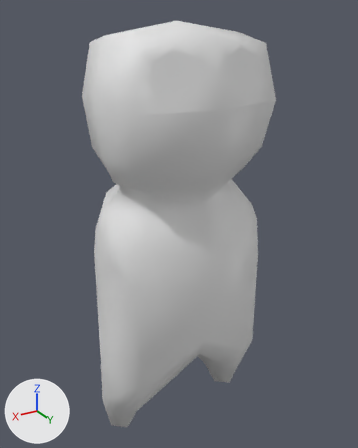
One commit to the Blender file Assets/Models/Cloak.blend: the scene before it, then after it.
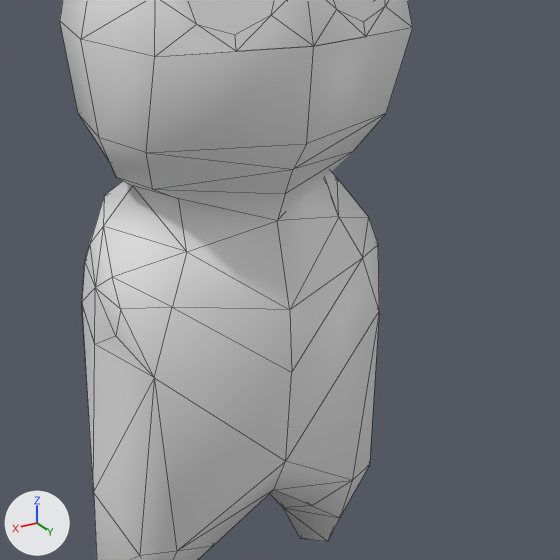
Each version appears first whole from a camera (50 mm lens) standing at (0.841, 1.431, 1.539) and looking at (-0.023, -0.01, 0.819), and next in a close-up on the part from 14% to 100% of the width and 19% to 88% of the height. The axes (+X, +Y, +Z) are drawn at lower left. The lights are the same throughout. The close-ups show mesh edges as thin lines. The same objects are shown in both versions, whatever each file hides.
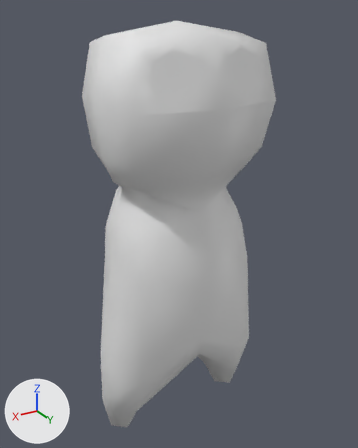
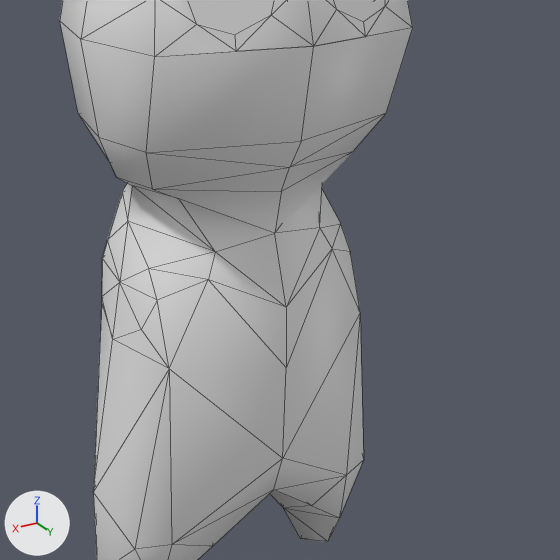
Changed parts and their boxes [x1, y1, x2, y2] in the close-ups (560 x 560 px; the box of a moved part takes in the faces that stretch with it):
```json
{"part": 1, "of": "me_cube_001", "change": "moved or reshaped", "before": [82, 51, 384, 560], "after": [93, 51, 384, 560]}
```

The change, as JSON lines over the scene's bpy script:
```json
{"block": "me_cube_001", "where": "me_cube_001.from_pydata(...)  # 80 vertices, 111 faces; spans x -0.51..0.53, y 0.0..0.66, z 0.02..3.03"}
{"block": "me_cube_001", "where": "# used by ob_cube; location = (0.0, 0.0, -0.001); rotation_euler = (0.0, 0.0, 1.571), in degrees (0, 0, 90); scale = (0.5, 0.5, 0.5)"}
{"block": "me_cube_001", "where": "# before: 1 (-0.25, 0.55, 0.59), 11 (-0.22, 0.43, 1.91), 18 (-0.35, 0.41, 0.59), 19 (0.33, 0.43, 0.59) at pixel (352, 480), 22 (0.44, 0.0, 1.59) at pixel (289, 309)"}
{"block": "me_cube_001", "where": "# before: 23 (0.0, 0.53, 1.88) at pixel (337, 178), 25 (-0.34, 0.25, 0.51), 26 (0.28, 0.57, 0.59) at pixel (369, 464), 27 (0.01, 0.59, 1.42), 28 (0.44, 0.0, 0.93) at pixel (285, 461)"}
{"block": "me_cube_001", "where": "# before: 31 (-0.31, 0.42, 1.66), 33 (-0.22, 0.53, 1.66), 38 (0.46, 0.0, 1.34) at pixel (291, 372), 45 (-0.16, 0.57, 1.52), 48 (0.17, 0.57, 1.52)"}
{"block": "me_cube_001", "where": "# before: 49 (0.0, 0.57, 1.65), 67 (0.44, 0.0, 2.13) at pixel (293, 169)"}
{"block": "me_cube_001", "change": "me_cube_001 part 1"}
{"op": "add", "block": "me_cube_001", "code": "for i in [11, 27, 31, 33, 45]: me_cube_001.vertices[i].co += Vector((0.0, -0.08, 0.0))"}
{"op": "add", "block": "me_cube_001", "code": "for i in [19, 26, 38]: me_cube_001.vertices[i].co += Vector((-0.04, 0.0, 0.0))"}
{"op": "add", "block": "me_cube_001", "code": "for i in [22, 28, 67]: me_cube_001.vertices[i].co += Vector((-0.02, 0.0, 0.0))"}
{"op": "add", "block": "me_cube_001", "code": "for i in [23, 48, 49]: me_cube_001.vertices[i].co += Vector((0.0, -0.1, 0.0))"}
{"op": "add", "block": "me_cube_001", "code": "for i in [1, 18, 25]: me_cube_001.vertices[i].co += Vector((0.02, 0.0, 0.0))"}
{"op": "set", "path": "me_cube_001.vertices[2].co", "old": "(-0.33, 0.51, 1.42)", "new": "(-0.3, 0.43, 1.42)"}
{"op": "set", "path": "me_cube_001.vertices[6].co", "old": "(0.34, 0.51, 1.42)", "new": "(0.31, 0.43, 1.42)", "note": "pixel (379, 310) -> pixel (360, 312)"}
{"op": "set", "path": "me_cube_001.vertices[14].co", "old": "(0.27, 0.33, 1.84)", "new": "(0.29, 0.23, 1.82)", "note": "pixel (338, 216) -> pixel (319, 227)"}
{"op": "set", "path": "me_cube_001.vertices[16].co", "old": "(0.39, 0.0, 2.03)", "new": "(0.37, 0.0, 2.03)", "note": "pixel (285, 193) -> pixel (281, 191)"}
{"op": "set", "path": "me_cube_001.vertices[29].co", "old": "(0.32, 0.42, 1.66)", "new": "(0.32, 0.27, 1.73)", "note": "pixel (362, 257) -> pixel (332, 248)"}
{"op": "set", "path": "me_cube_001.vertices[32].co", "old": "(0.23, 0.57, 1.66)", "new": "(0.23, 0.43, 1.66)", "note": "pixel (378, 244) -> pixel (350, 251)"}
{"op": "set", "path": "me_cube_001.vertices[39].co", "old": "(0.35, 0.0, 1.91)", "new": "(0.33, 0.0, 1.86)", "note": "pixel (277, 220) -> pixel (274, 233)"}
{"op": "set", "path": "me_cube_001.vertices[46].co", "old": "(-0.16, 0.52, 1.75)", "new": "(-0.16, 0.45, 1.75)"}
{"op": "set", "path": "me_cube_001.vertices[47].co", "old": "(0.16, 0.57, 1.75)", "new": "(0.16, 0.43, 1.75)", "note": "pixel (368, 217) -> pixel (340, 223)"}
{"op": "set", "path": "me_cube_001.vertices[60].co", "old": "(0.51, 0.0, 2.24)", "new": "(0.48, 0.0, 2.24)", "note": "pixel (306, 143) -> pixel (301, 141)"}
```
